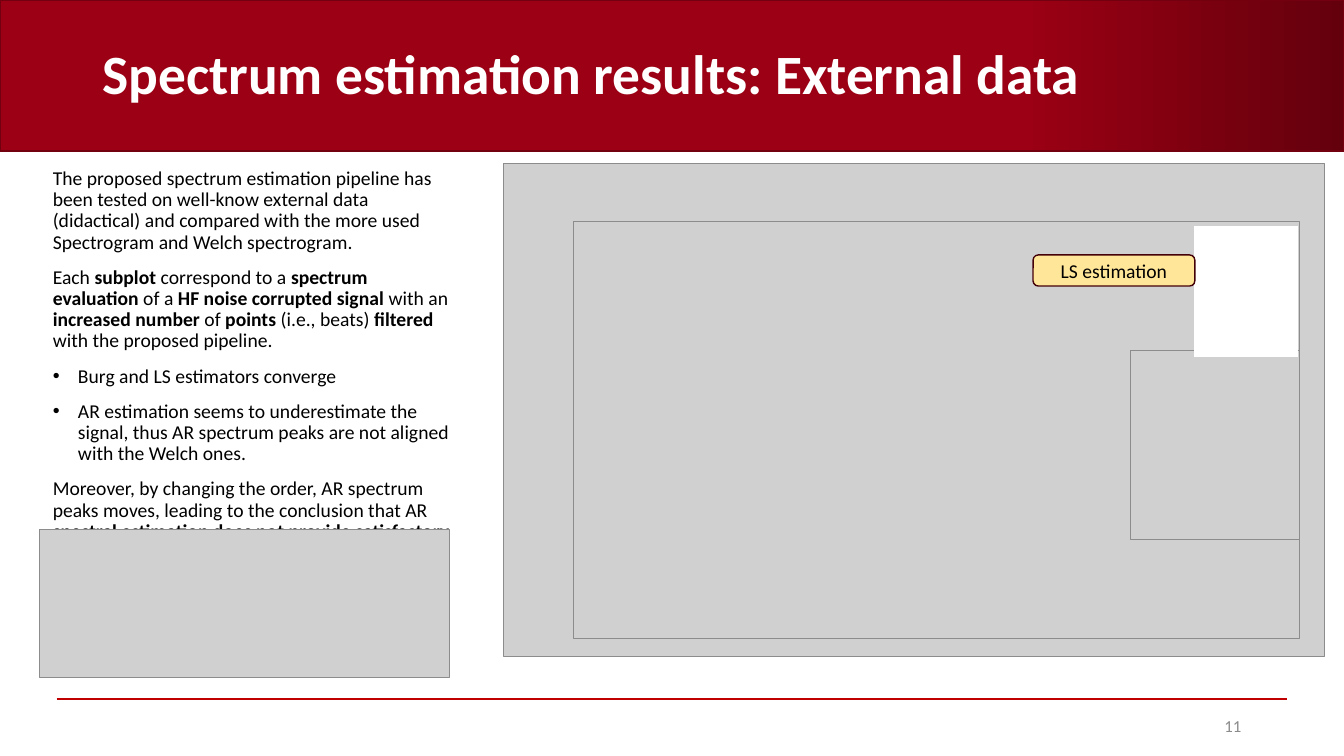
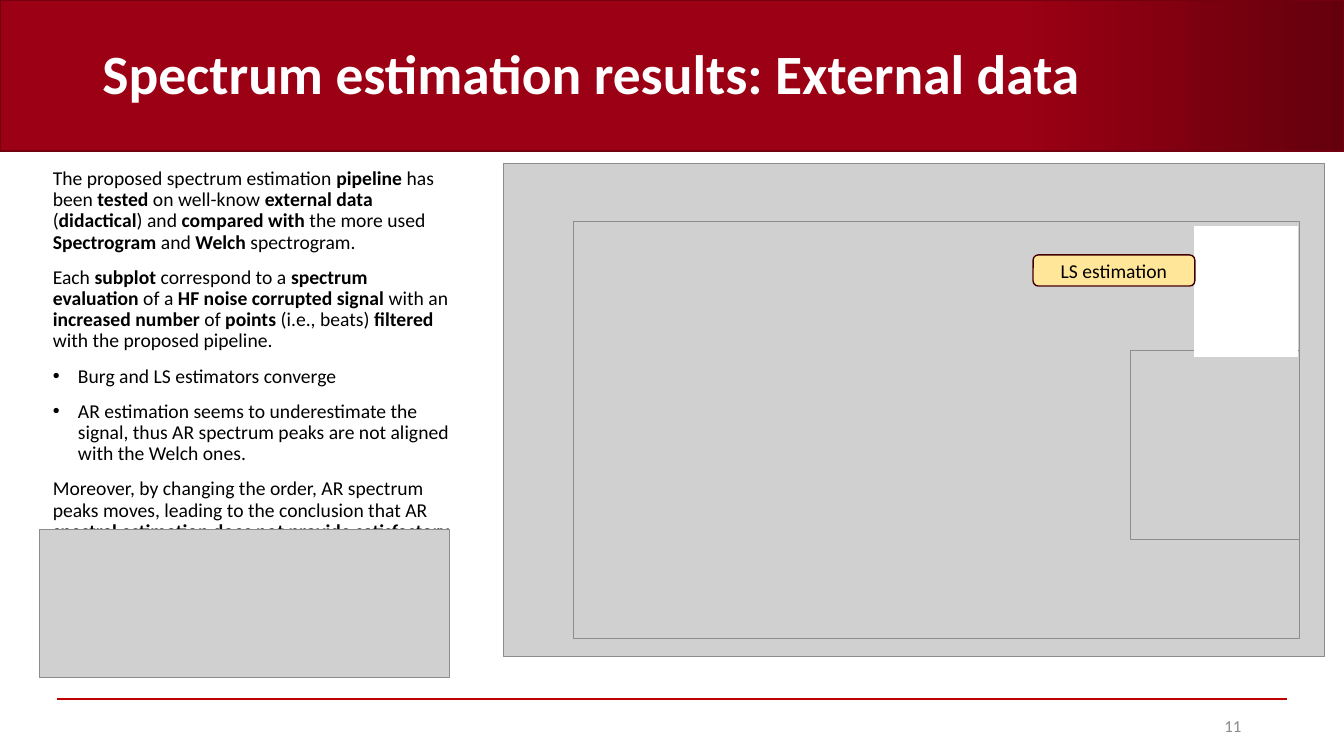
Before and after one commit to AndreaCorrado00/Tesi_magistrale_Corrado_Andrea, a slide deck: slide 11 of Documentation/4. Recap filters-spectrum-alignment .pptx. Drawn at 1344x756 pixels with LibreOffice and Linux fonts; fonts in the diff are those of the drawing; grey boxes stand for pictures; background and template pictures are left out. Boxes give left, top, right and bottom in pixels: in the first picture for what was removed or moved away, otherwise in the second. Text is boxed around its words. In the diff, an @@ line names an element or a change of style, - is before the commit and + after.

```diff
--- a/Documentation/4. Recap filters-spectrum-alignment .pptx
+++ b/Documentation/4. Recap filters-spectrum-alignment .pptx
@@ text at bbox=[53, 171, 434, 253]: bold on in "pipeline tested external data (didactical) compared with ..." @@
```
Also in this commit, not shown: 3 other slides changed, 23 other files.
